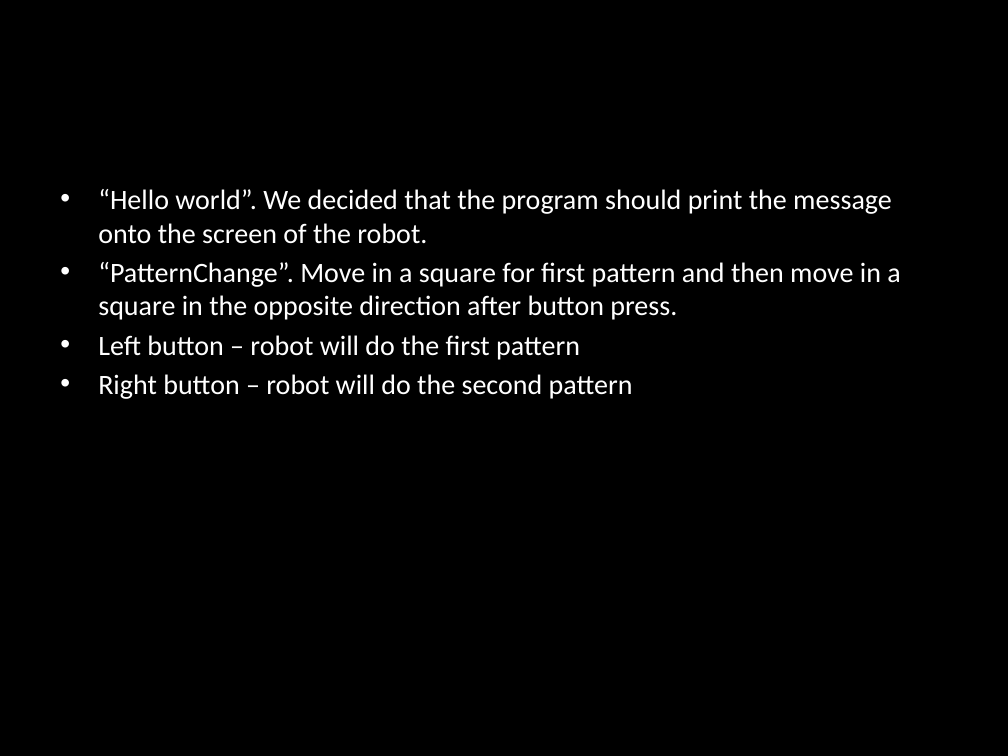
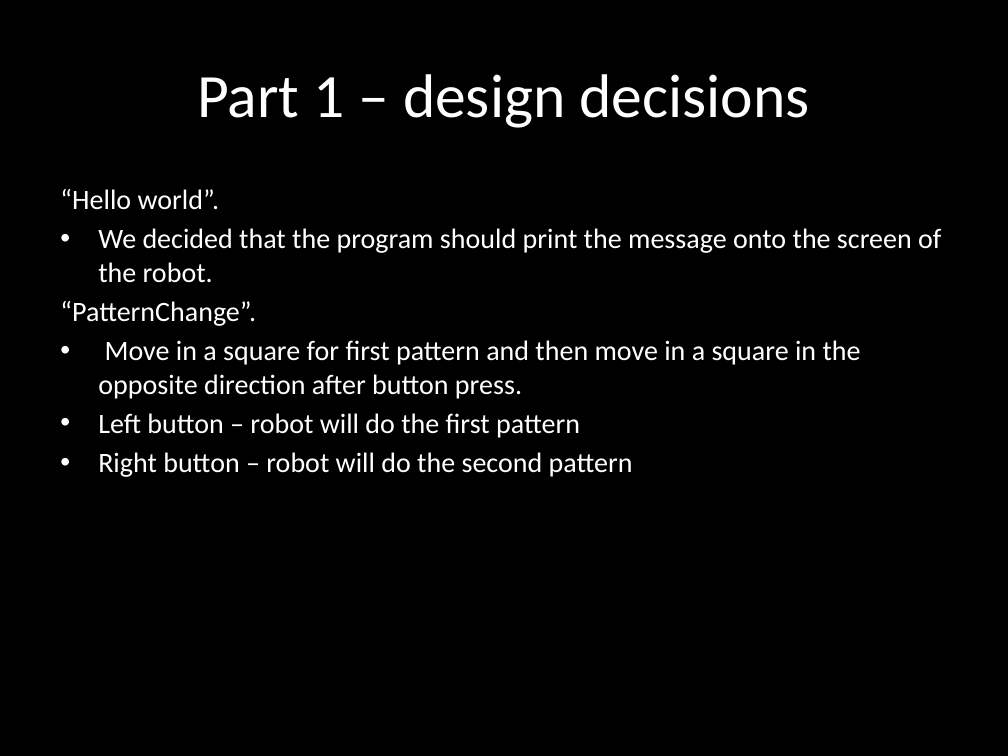
Before and after one commit to Joshiez/RobotProgramming, a slide deck: slide 2 of Exercise 2 Presentation.pptx. Drawn at 1008x756 pixels with LibreOffice and Linux fonts; fonts in the diff are those of the drawing. Boxes give left, top, right and bottom in pixels: in the first picture for what was removed or moved away, otherwise in the second. Text is boxed around its words. In the diff, an @@ line names an element or a change of style, - is before the commit and + after.

Commit message:
This is a more updated version

```diff
--- a/Exercise 2 Presentation.pptx
+++ b/Exercise 2 Presentation.pptx
@@ title added at <box>197,74,809,128</box>, 44 pt, text #FFFFFF @@
+Part 1 – design decisions
@@ text at <box>60,189,941,399</box>: text changed @@
-• “Hello world”. We decided that the program should print the message onto the screen of the robot.
-• “PatternChange”. Move in a square for first pattern and then move in a square in the opposite direction after button press.
+“Hello world”.
+• We decided that the program should print the message onto the screen of the robot.
+“PatternChange”.
+• Move in a square for first pattern and then move in a square in the opposite direction after button press.
```
Also in this commit, not shown: 12 slides added.
